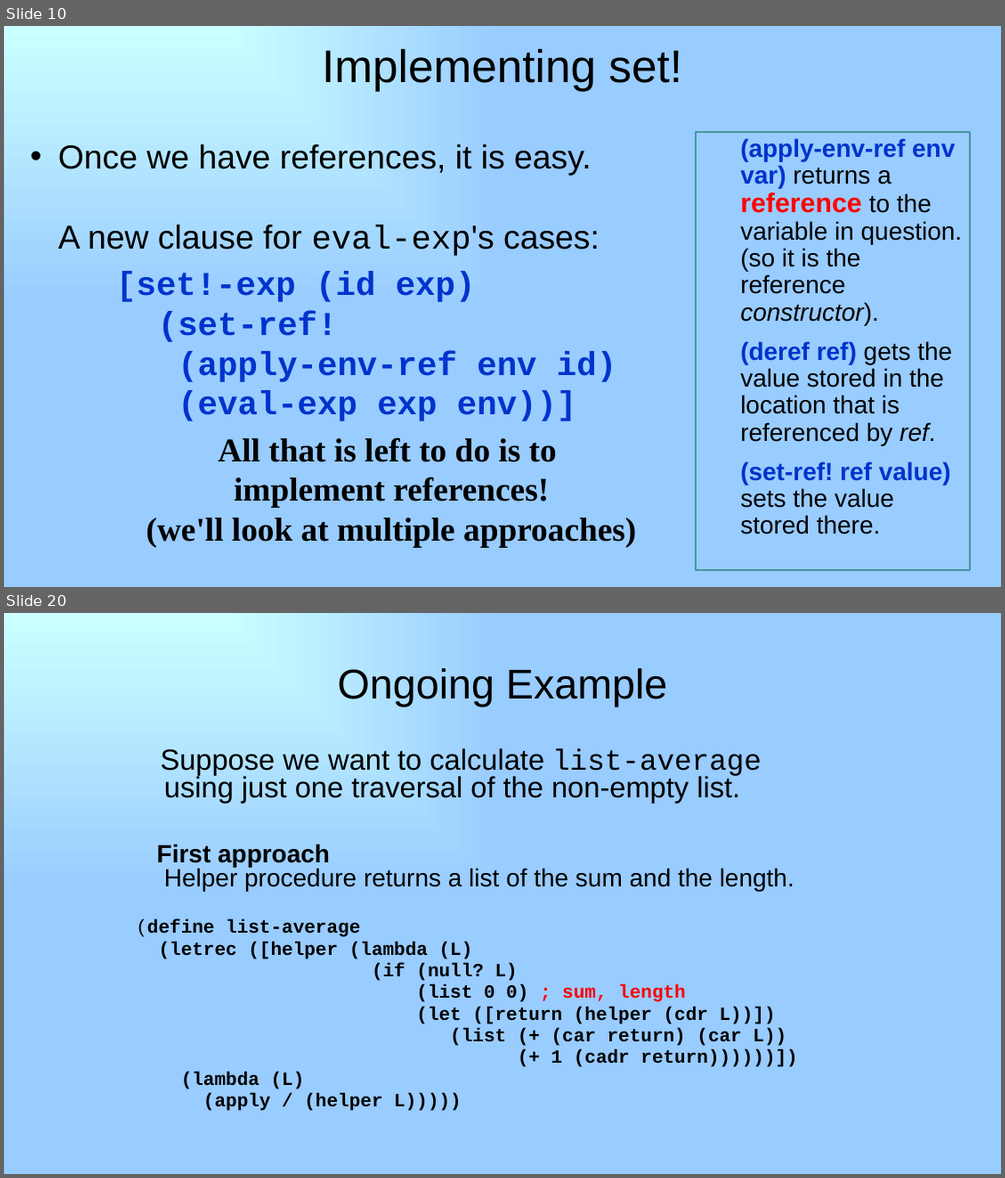
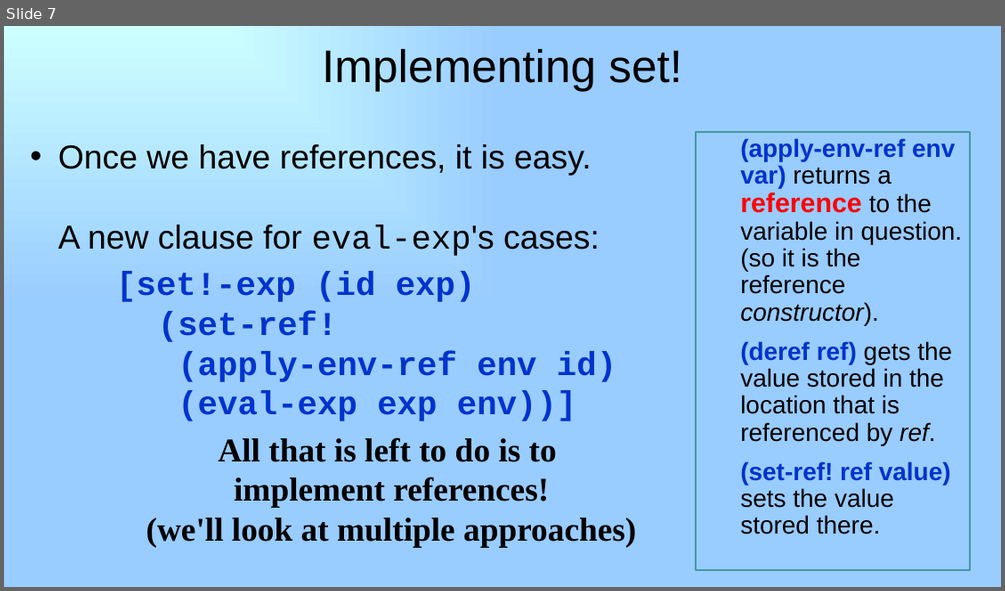
Before and after one commit to RHIT-CSSE/csse304, a slide deck: ClassMaterials/CPSFinal/26-CPSWrapup_set-bang.pptx. Shown one above the other, each under a label of ours: slides 10 and 20 before the commit, slide 7 after it; the slides between them are not shown. The pictures are 1005x1178 and 1005x591 pixels, drawn with LibreOffice and Linux fonts; fonts in the diff are those of the drawing. Boxes give left, top, right and bottom in pixels: in the first picture for what was removed or moved away, otherwise in the second. Text is boxed around its words. In the diff, an @@ line names an element or a change of style, - is before the commit and + after.

```diff
--- a/ClassMaterials/CPSFinal/26-CPSWrapup_set-bang.pptx
+++ b/ClassMaterials/CPSFinal/26-CPSWrapup_set-bang.pptx
@@ slide 20 removed at box(4, 613, 1001, 1174), background gradient #CCFFFF to #99CCFF @@
@@ title removed at box(338, 668, 667, 706) @@
-Ongoing Example
@@ text removed at box(136, 748, 797, 1111) @@
-Suppose we want to calculate list-average using just one traversal of the non-empty list.
-First approach
-Helper procedure returns a list of the sum and the length.
-(define list-average
-(letrec ([helper (lambda (L)
-(if (null? L)
-(list 0 0) ; sum, length
-(let ([return (helper (cdr L))])
-(list (+ (car return) (car L))
-(+ 1 (cadr return))))))])
-(lambda (L)
-(apply / (helper L)))))
@@ what was slide 10 is now slide 7 @@
```
Also in this commit, not shown: 2 slides changed, 3 slides added, 31 other slides removed, 2 other files.
